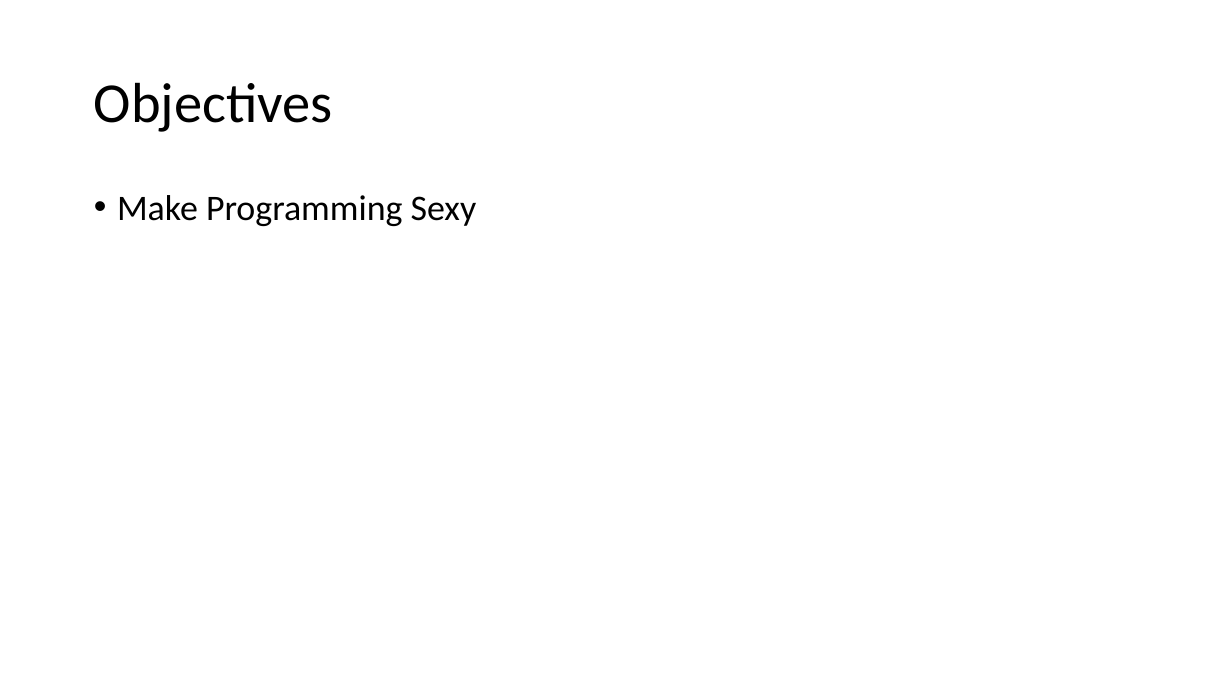
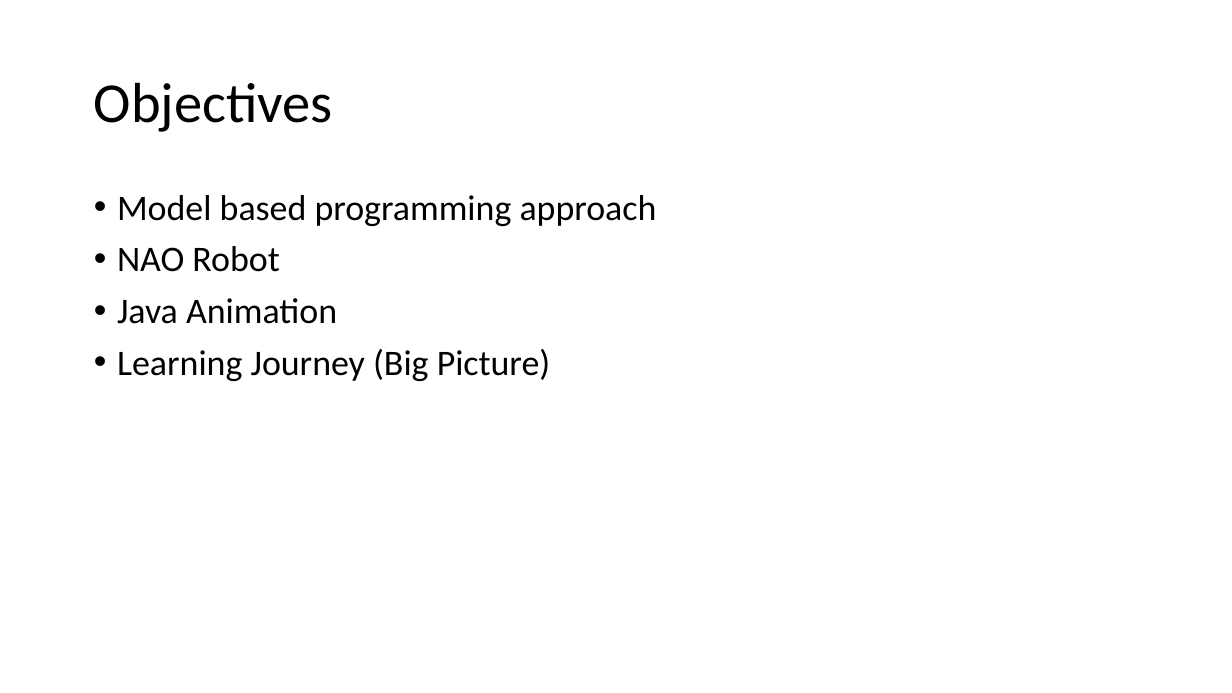
Before and after one commit to AgileBusinessAnalysis/08_TEAM, a slide deck: slide 3 of Pitch_Presi/Make Programming Sexy.pptx. Drawn at 1232x693 pixels with LibreOffice and Linux fonts; fonts in the diff are those of the drawing. Boxes give left, top, right and bottom in pixels: in the first picture for what was removed or moved away, otherwise in the second. Text is boxed around its words. In the diff, an @@ line names an element or a change of style, - is before the commit and + after.

```diff
--- a/Pitch_Presi/Make Programming Sexy.pptx
+++ b/Pitch_Presi/Make Programming Sexy.pptx
@@ text at [117, 195, 657, 381]: text changed @@
-• Make Programming Sexy
+• Model based programming approach
+• NAO Robot
+• Java Animation
+• Learning Journey (Big Picture)
```
Also in this commit, not shown: 1 slide added.
